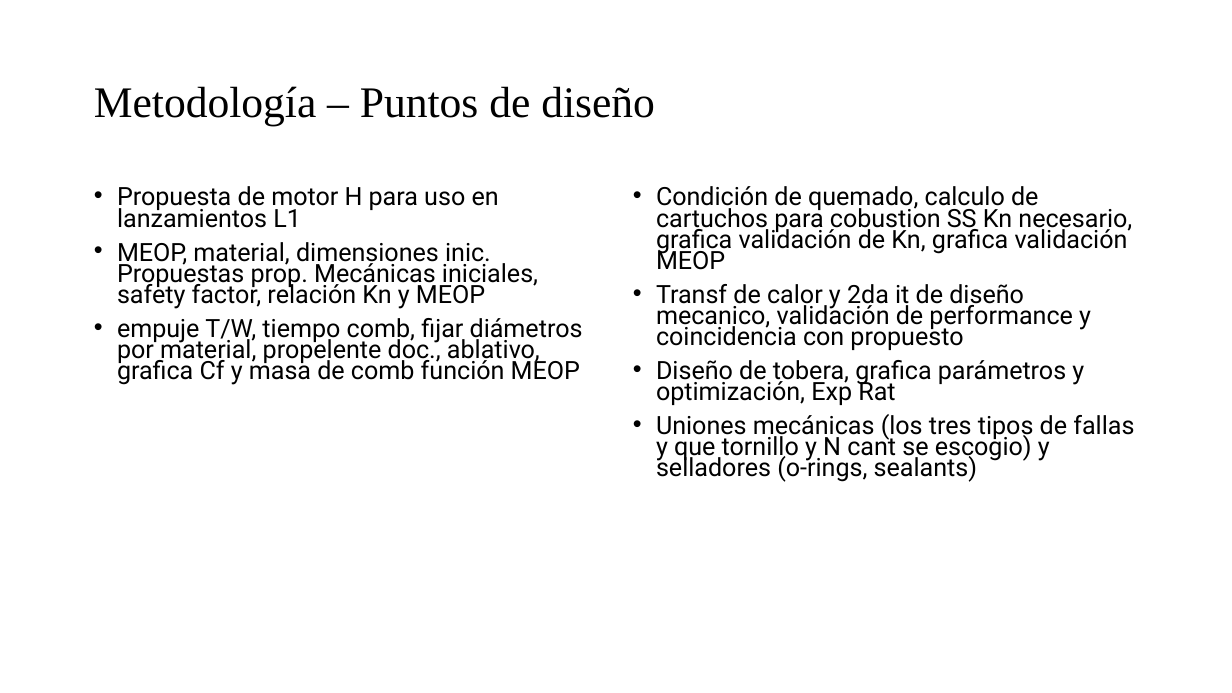
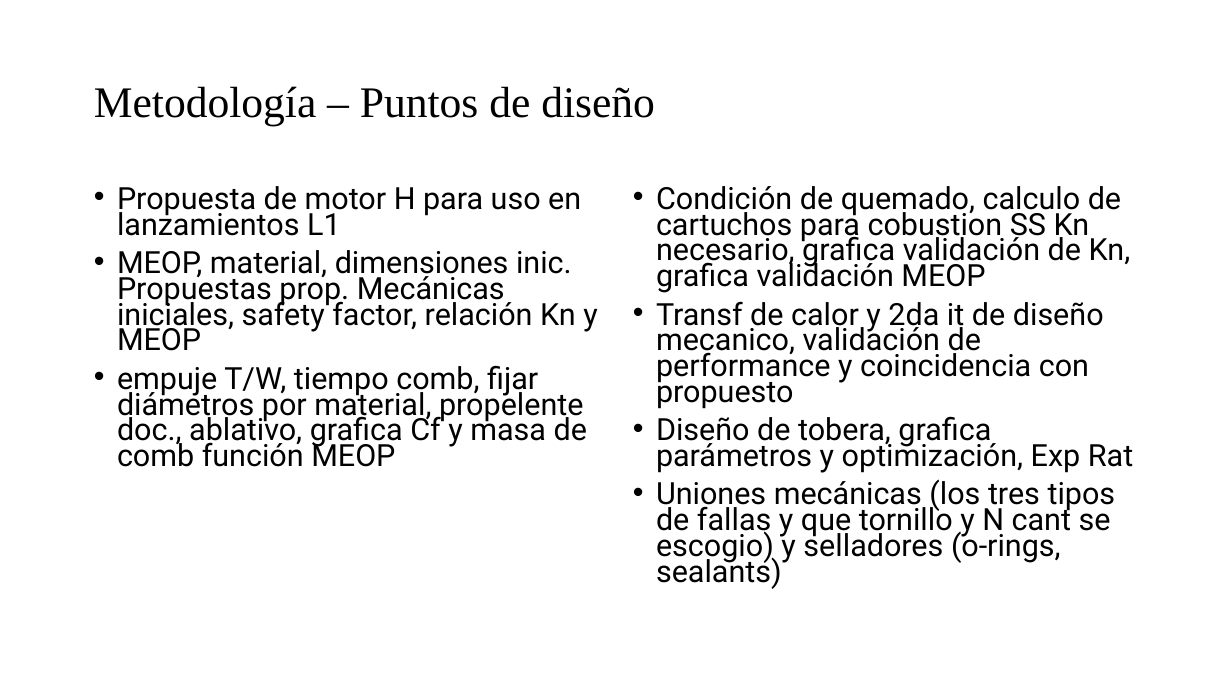
Before and after one commit to Archimedean2345/The-thermal-repository, a slide deck: slide 42 of PIAE2-Presentacion Tecnica.pptx. Drawn at 1232x693 pixels with LibreOffice and Linux fonts; fonts in the diff are those of the drawing. Boxes give left, top, right and bottom in pixels: in the first picture for what was removed or moved away, otherwise in the second. Text is boxed around its words. In the diff, an @@ line names an element or a change of style, - is before the commit and + after.

```diff
--- a/PIAE2-Presentacion Tecnica.pptx
+++ b/PIAE2-Presentacion Tecnica.pptx
@@ text "Propuesta de motor H para ..." at bbox=[117, 186, 597, 467]: size 19.6 to 23.8 pt @@
@@ text "Condición de quemado, calculo de ..." at bbox=[656, 186, 1133, 589]: size 19.6 to 23.8 pt @@
```
Also in this commit, not shown: 13 other slides changed, 1 slide added, 1 slide removed.
